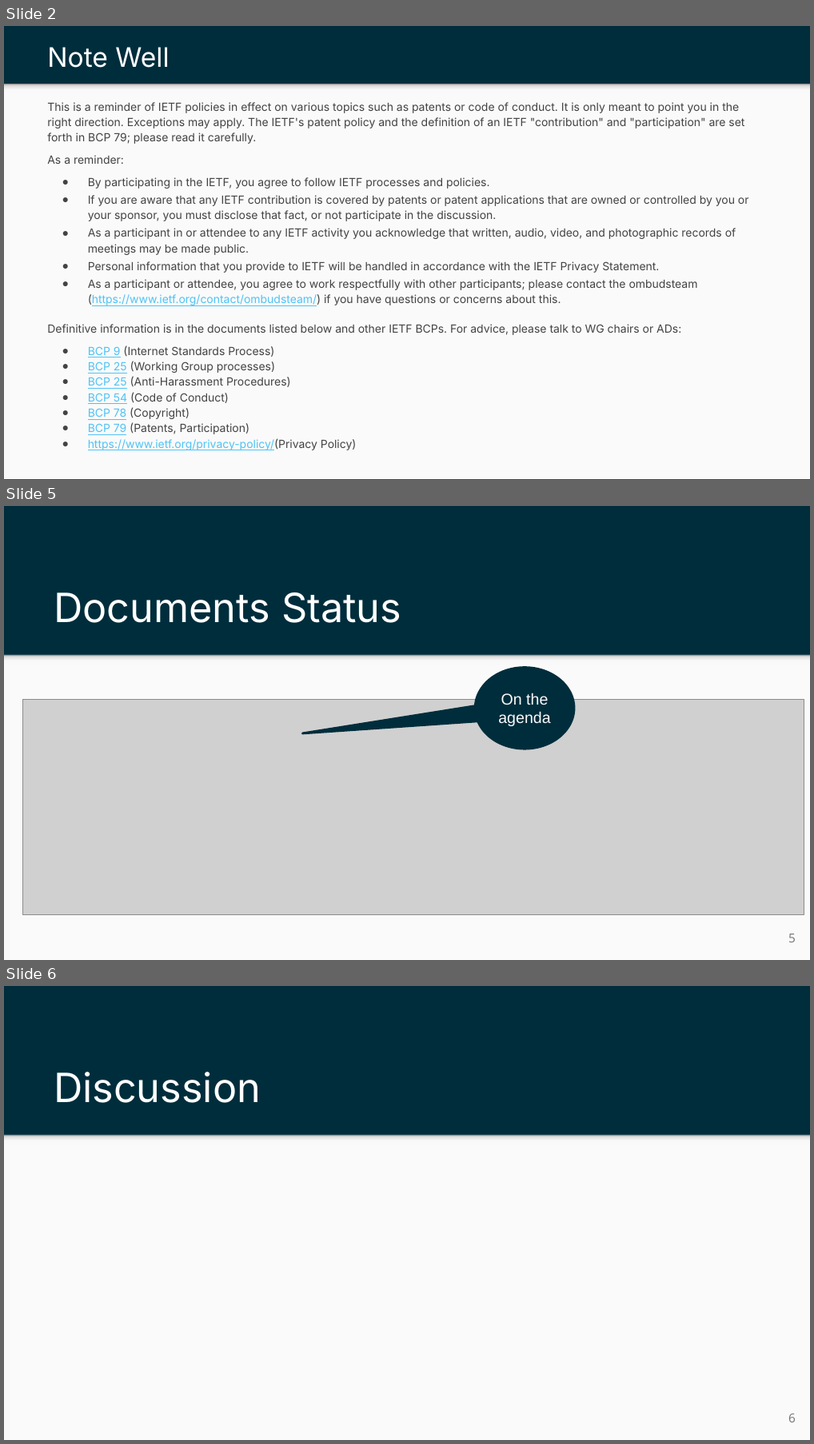
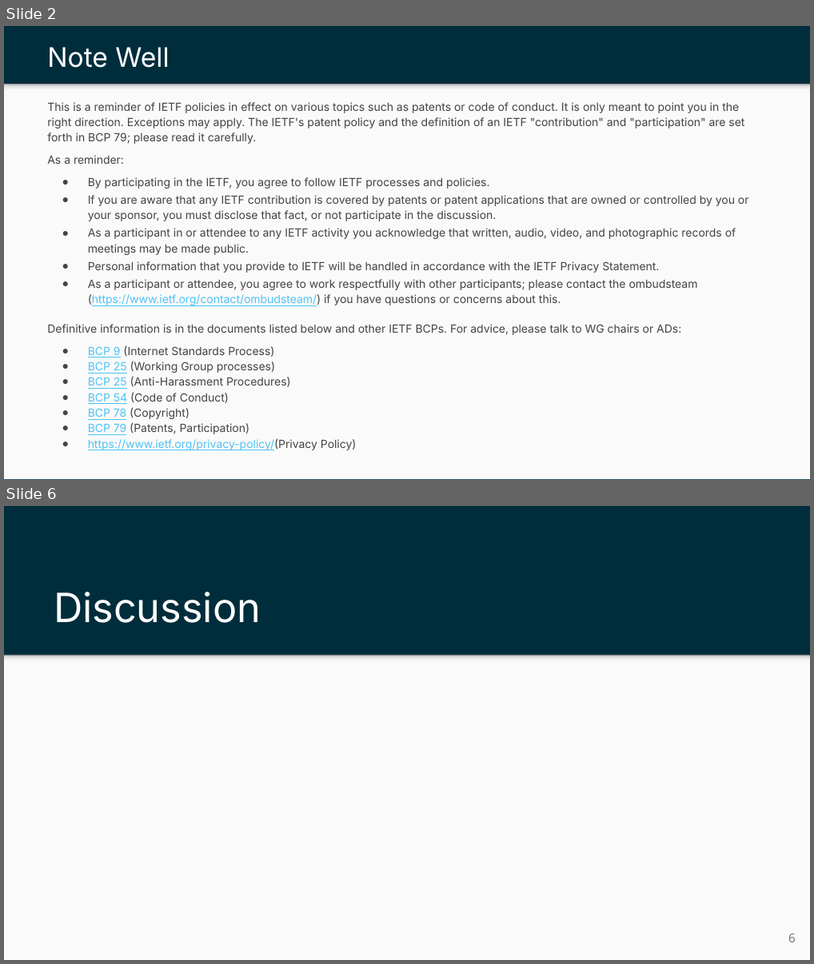
Before and after one commit to ietf-wg-nmop/IETF-Meetings, a slide deck: interim-092024/nmop-chairs-slides.pptx. Shown one above the other, each under a label of ours: slides 2, 5 and 6 before the commit, slides 2 and 6 after it; the slides between them are not shown. The pictures are 814x1444 and 814x964 pixels, drawn with LibreOffice and Linux fonts; fonts in the diff are those of the drawing; grey boxes stand for pictures; background and template pictures are left out. Boxes give left, top, right and bottom in pixels: in the first picture for what was removed or moved away, otherwise in the second. Text is boxed around its words. In the diff, an @@ line names an element or a change of style, - is before the commit and + after.

```diff
--- a/interim-092024/nmop-chairs-slides.pptx
+++ b/interim-092024/nmop-chairs-slides.pptx
@@ slide 5 removed at <box>4,506,810,960</box>, background #002D3C; not listed: 2 template elements that a slide beside it also shows @@
@@ title removed at <box>54,592,402,623</box> @@
-Documents Status
@@ speech bubble removed at <box>476,668,575,748</box> @@
-On the agenda
@@ picture removed at <box>23,700,805,915</box> @@
@@ page number removed at <box>789,933,796,942</box> @@
-5
```
Also in this commit, not shown: 2 slides changed, 2 slides added, 2 other slides removed.
